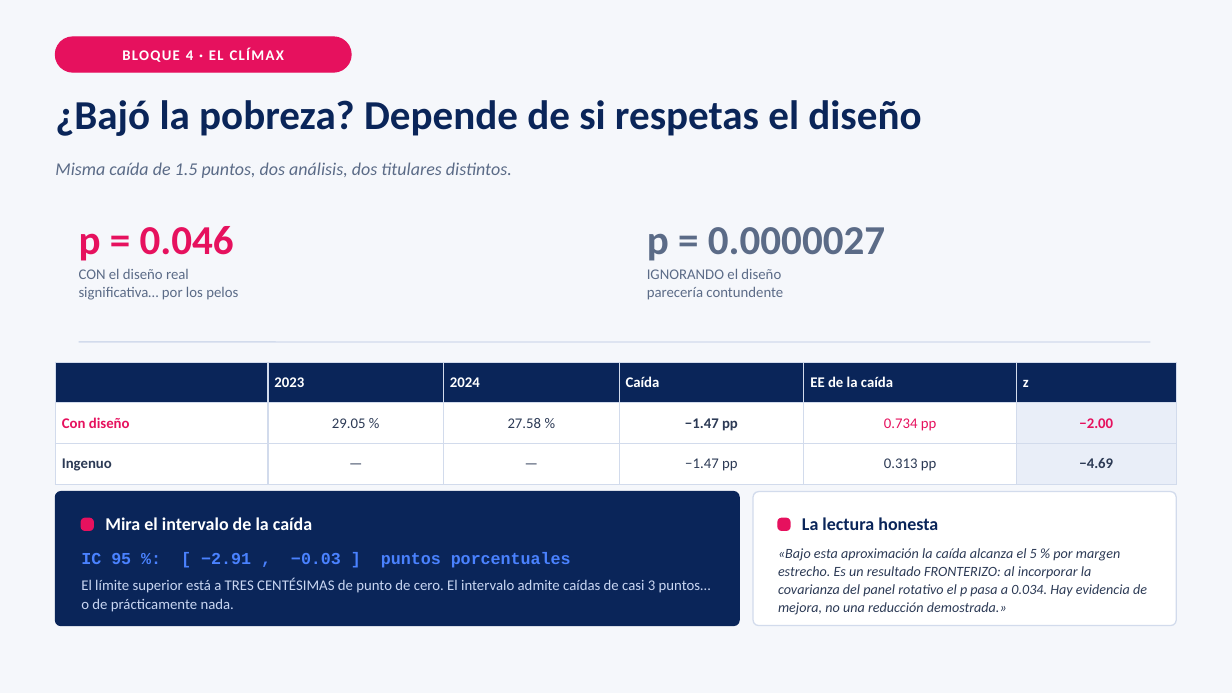
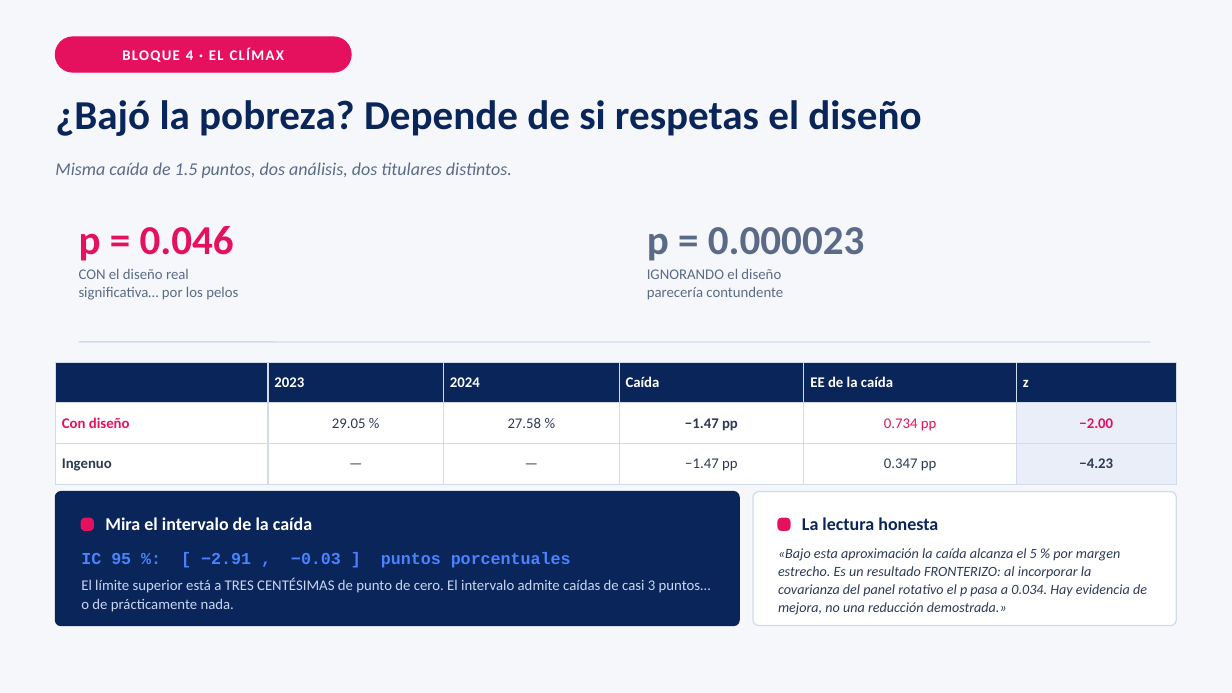
Before and after one commit to josefrodrim/Estad-stica-Descriptiva-E-Inferencial, a slide deck: slide 8 of Taller_7/PPT/Taller_Pobreza_ENAHO.pptx. Drawn at 1232x693 pixels with LibreOffice and Linux fonts; fonts in the diff are those of the drawing. Boxes give left, top, right and bottom in pixels: in the first picture for what was removed or moved away, otherwise in the second. Text is boxed around its words. In the diff, an @@ line names an element or a change of style, - is before the commit and + after.

```diff
--- a/Taller_7/PPT/Taller_Pobreza_ENAHO.pptx
+++ b/Taller_7/PPT/Taller_Pobreza_ENAHO.pptx
@@ text at (647,227,865,261): text changed @@
-p = 0.0000027
+p = 0.000023
@@ table at (55,362,1177,475) @@
-row 3, column 5: 0.313 pp
+row 3, column 5: 0.347 pp
-row 3, column 6: −4.69
+row 3, column 6: −4.23
```
Also in this commit, not shown: 1 other slide changed, 8 other files.
